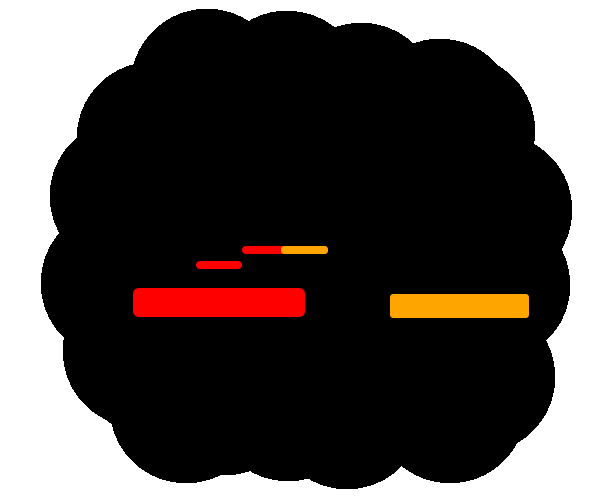
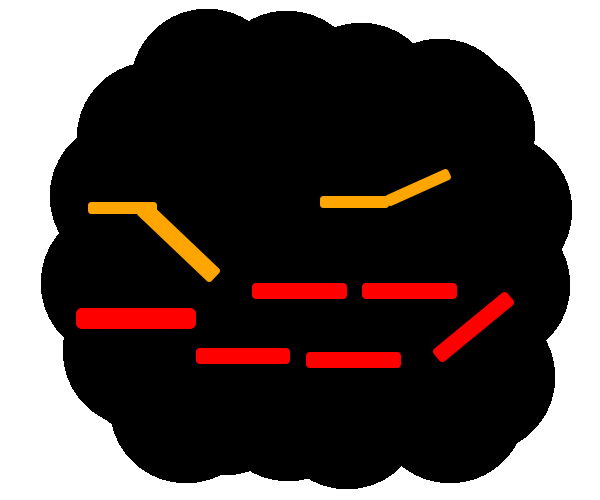
Revision of a layered 600 x 500 image; what changed, layer by layer:
painted on "Rectangle 5" over (137, 202, 529, 318)
added layer "Rectangle 10" above "Rectangle 9" over (385, 169, 451, 206)
added layer "Rectangle 9" above "Rectangle 4" over (320, 196, 389, 208)
painted on "Rectangle 4" over (88, 202, 328, 254)
added layer "Rectangle 8" above "Rectangle 7" over (252, 283, 347, 299)
added layer "Rectangle 7" above "Rectangle 6" over (362, 283, 457, 299)
added layer "Rectangle 6" above "Rectangle 3" over (433, 292, 514, 362)
painted on "Rectangle 3" over (242, 246, 401, 368)
painted on "Rectangle 2" over (196, 261, 290, 364)
painted on "Rectangle 1" over (76, 288, 305, 329)
